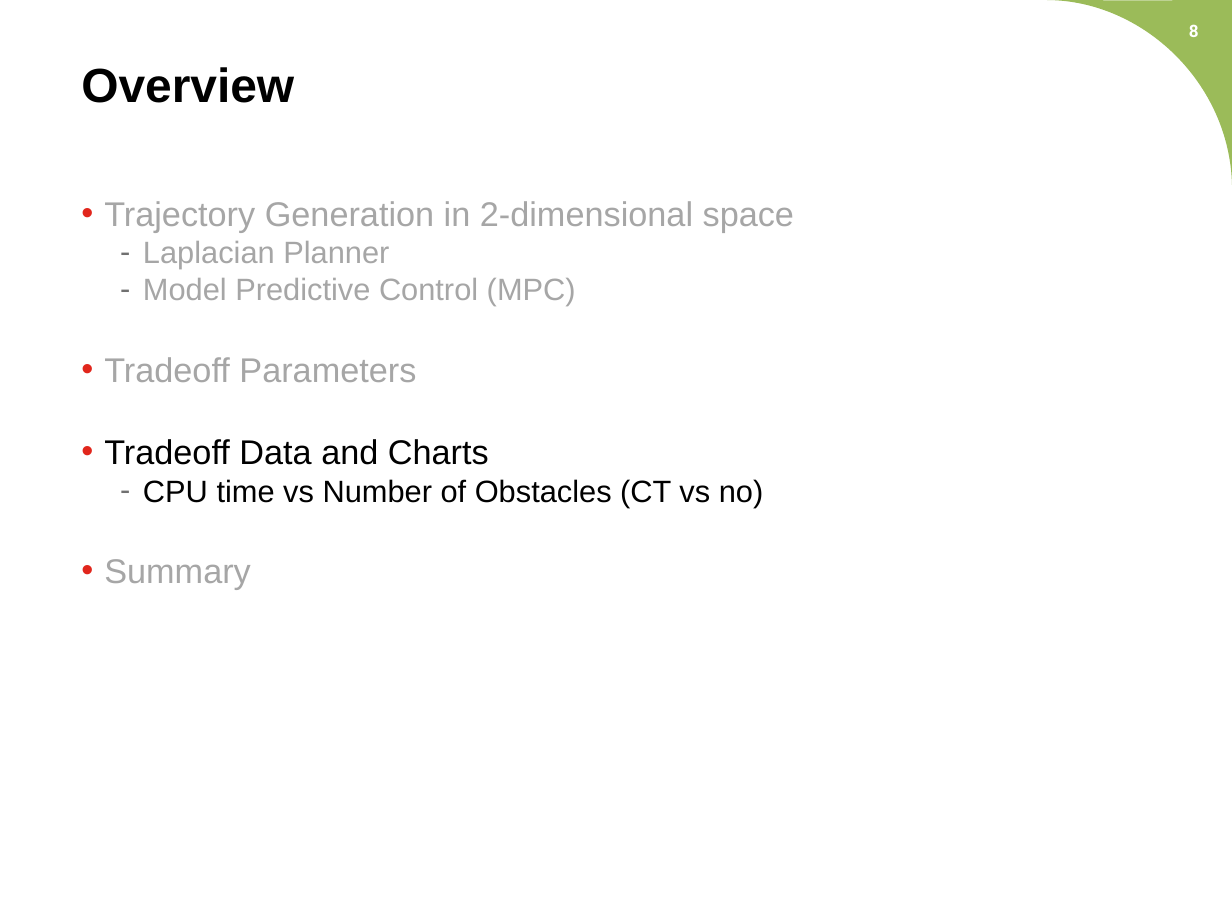
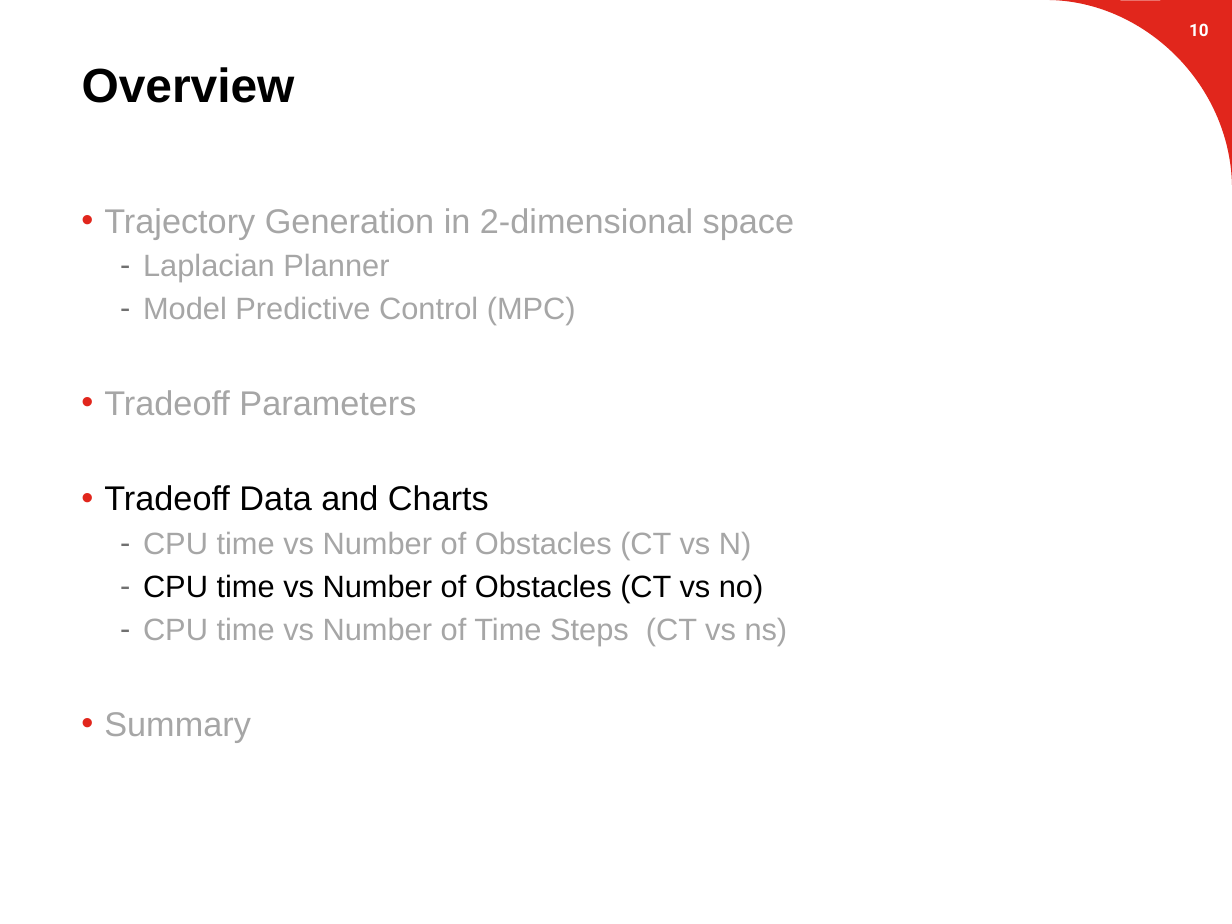
Before and after one commit to suvoganguli/GIG-MPC-Laplacian, a slide deck: slide 11 of 2D Results.pptx (slide 8 before the commit). Drawn at 1232x924 pixels with LibreOffice and Linux fonts; fonts in the diff are those of the drawing; background and template pictures are left out. Boxes give left, top, right and bottom in pixels: in the first picture for what was removed or moved away, otherwise in the second. Text is boxed around its words. In the diff, an @@ line names an element or a change of style, - is before the commit and + after.

```diff
--- a/2D Results.pptx
+++ b/2D Results.pptx
@@ freeform shape at bbox=[1047, 0, 1232, 185]: fill #9BBB59 to #E1261C @@
@@ page number at bbox=[1189, 23, 1209, 36]: text changed @@
-8
+10
@@ text at bbox=[104, 208, 794, 742]: more space between paragraphs @@
@@ text at bbox=[143, 532, 751, 560]: paragraph added @@
+  – CPU time vs Number of Obstacles (CT vs N)
@@ text at bbox=[143, 618, 788, 646]: paragraph added @@
+  – CPU time vs Number of Time Steps (CT vs ns)
```
Also in this commit, not shown: 18 other slides changed, 5 slides added, 2 slides removed.
